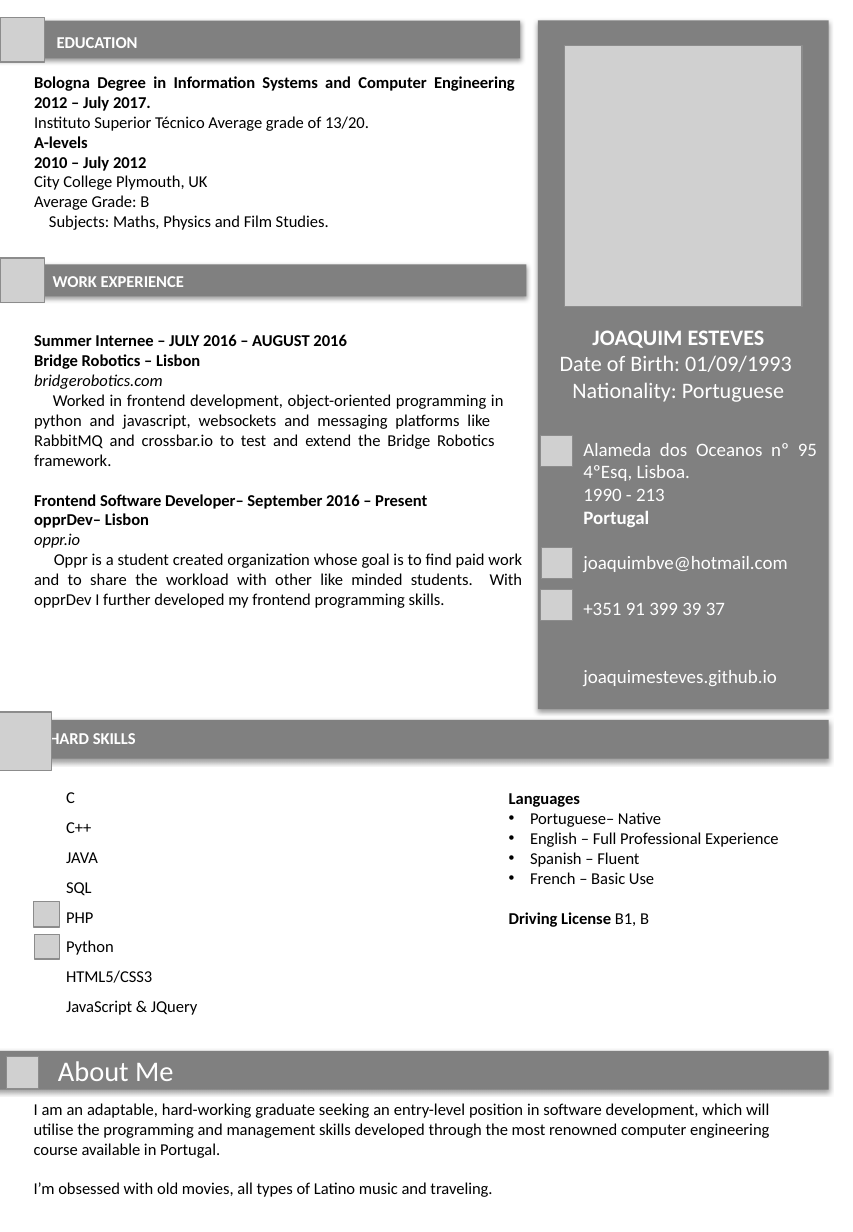
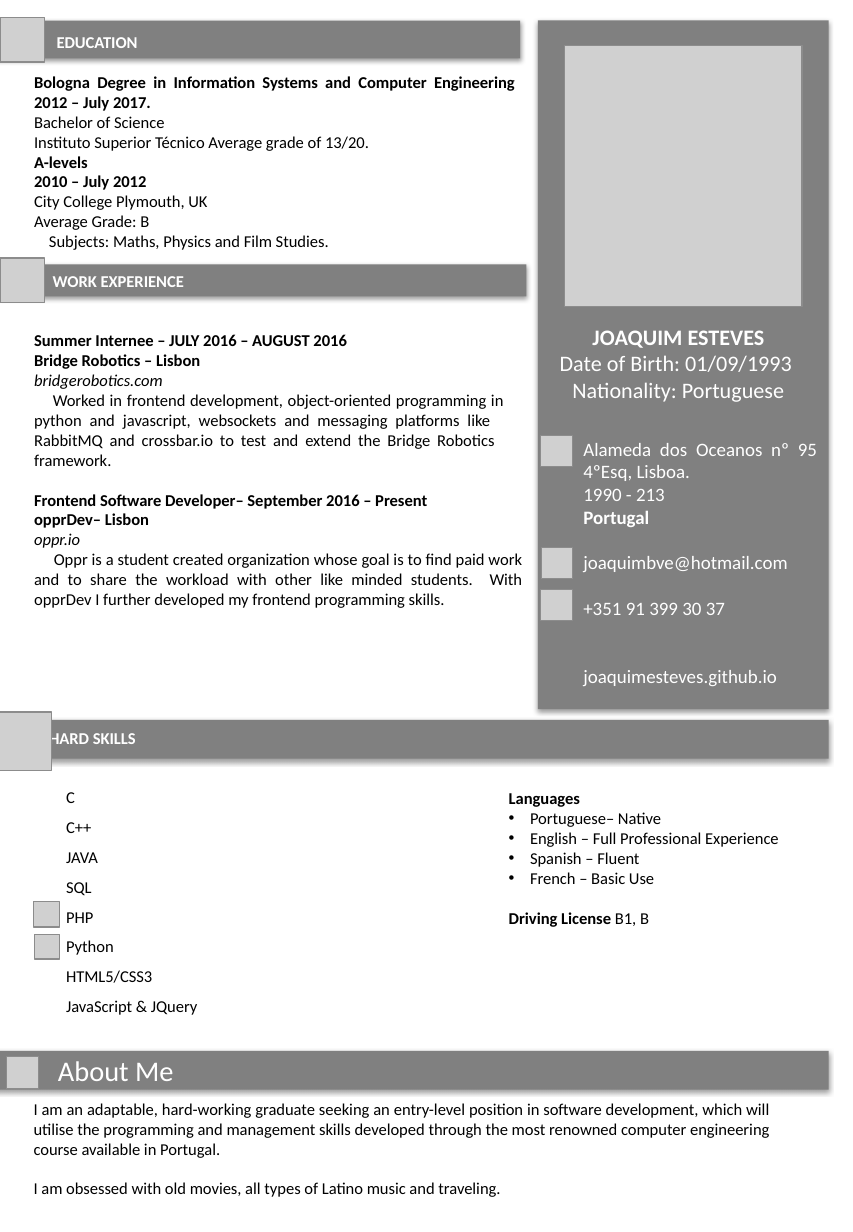
Before and after one commit to JoaquimEsteves/JoaquimEsteves.github.io, a slide deck: slide 1 of CV MC.pptx. Drawn at 853x1232 pixels with LibreOffice and Linux fonts; fonts in the diff are those of the drawing; grey boxes stand for pictures; background and template pictures are left out. Boxes give left, top, right and bottom in pixels: in the first picture for what was removed or moved away, otherwise in the second. Text is boxed around its words. In the diff, an @@ line names an element or a change of style, - is before the commit and + after.

```diff
--- a/CV MC.pptx
+++ b/CV MC.pptx
@@ text at (34,116,164,128): paragraph added @@
+Bachelor of Science
@@ text at (583,603,725,615): text changed @@
-+351 91 399 39 37
++351 91 399 30 37
@@ text at (34,1182,500,1197): text changed @@
-I’m obsessed with old movies, all types of Latino music and traveling.
+I am obsessed with old movies, all types of Latino music and traveling.
```
Also in this commit, not shown: 2 slides added, 5 other files.
